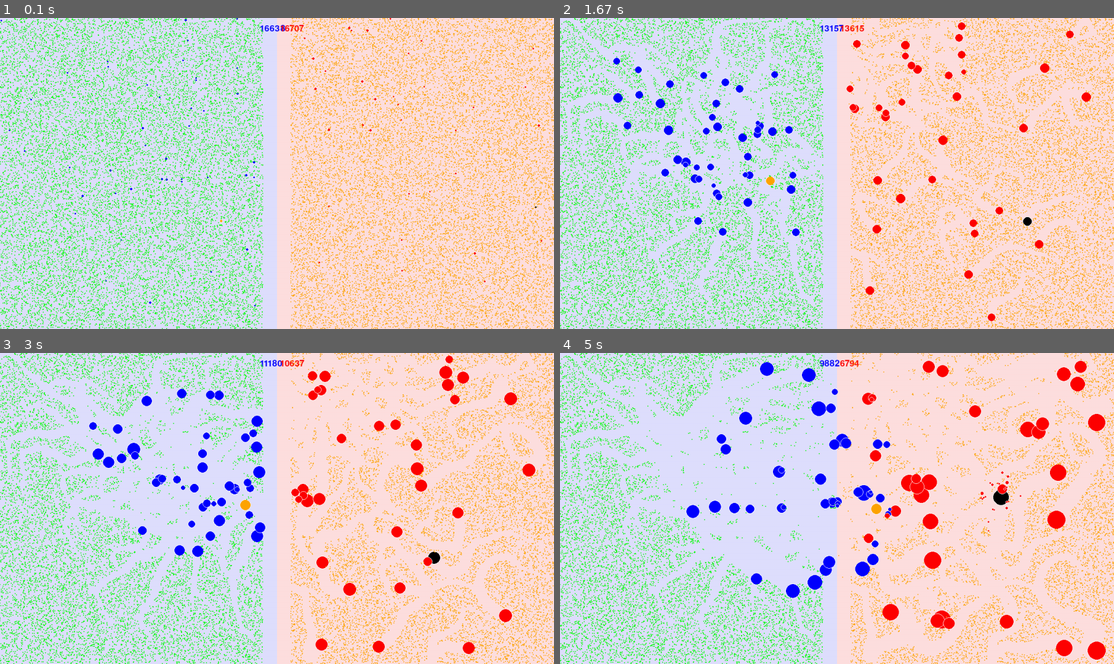
Above: before the commit, frames 1-4 (two rows, left to right).
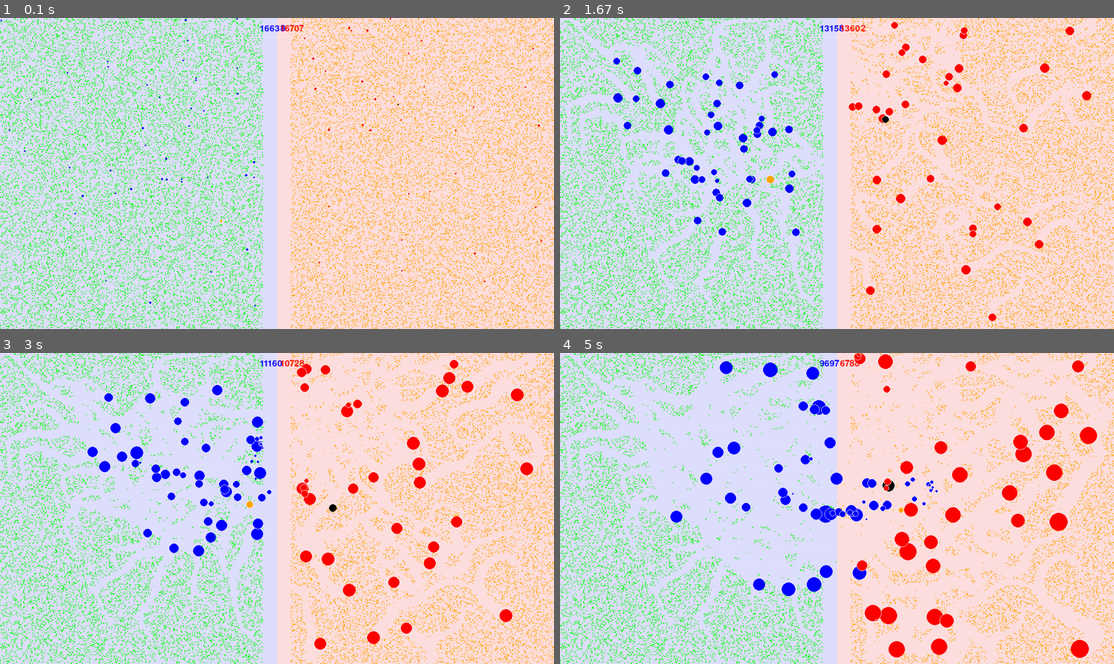
Above: after the commit, the same moments.

Repository: TOEGENT/pygame_project
Game: pygame game, started from main.py
Two runs of this game, one before a commit and one after it. Both use one fixed random seed, a clock stepped at 60 frames per second and the inputs below.
Inputs (mouse positions are in pixels of both pictures, inside the frame that each line leads up to):
- Up to frame 1 (0.1 s): no input
- Up to frame 2 (1.67 s): move the mouse to (814, 185) at 0.37 s; move the mouse to (704, 176) at 0.87 s; move the mouse to (920, 64) at 1.37 s
- Up to frame 3 (3 s): move the mouse to (288, 402) at 1.87 s; move the mouse to (282, 539) at 2.43 s; move the mouse to (421, 558) at 2.93 s
- Up to frame 4 (5 s): move the mouse to (981, 480) at 3.43 s; move the mouse to (1036, 483) at 3.93 s; move the mouse to (1030, 570) at 4.6 s

The runs differ from the first frame. In frame 1, less than 0.1% of the frame differs, in the area x 71-97%, y 27-62%; in frame 2, 2.6%; in frame 3, 7.1%; in frame 4, 11%, in the area x 9-100%, y 0-100%.

Commit message:
разделил обновление массы от еды и уменьшение размера

Diff:
--- a/game/game.py
+++ b/game/game.py
@@ -180,8 +180,8 @@
         return cell_pos_current
 
     def update_delta_mass_to_food(self,ball):
-        if ball.old_mass>ball.mass:
-            ball.lost_mass_to_spawn+=ball.old_mass-ball.mass
+        if ball.mass_before_decay>ball.mass:
+            ball.lost_mass_to_spawn+=ball.mass_before_decay-ball.mass
         while round(ball.lost_mass_to_spawn,2)>=config.FOOD_MASS:
             random_R = random.uniform(ball.radius+ball.radius*0.1,ball.radius+ball.radius*0.2)
             random_angle = random.uniform(0,2*math.pi)
@@ -191,23 +191,25 @@
             self.create_food(food_pos)
             ball.lost_mass_to_spawn -= config.FOOD_MASS
 
-    def update_ball_mass(self,ball,dt):
-        ball.old_mass=ball.mass
+    def update_ball_eats(self,ball):
+        ball.old_mass = ball.mass
         for food in ball.eats:
             ball.mass+=food.mass
+        ball.eats.clear()
+    def update_ball_mass(self,ball,dt):
+        ball.mass_before_decay=ball.mass
+        factor = ball.sharing_food_factor
         if ball.is_eaten_by:
-            factor = 1
             for predator in ball.is_eaten_by:
                 if predator.radius>ball.radius: # пофиксить (радиусы должны быть были разные к этому моменту)
-                    factor+=1/(predator.radius-ball.radius)
-
-            new_mass = config.DEATH_MASS+(ball.mass-config.DEATH_MASS)*0.99**(factor)
-
-        else:
-            new_mass = config.DEATH_MASS+(ball.mass-config.DEATH_MASS)*0.99**(dt)
+                    factor+=1+1/(predator.radius-ball.radius)
+            new_mass = config.DEATH_MASS-0.1+(ball.mass-config.DEATH_MASS-0.1)*0.99**(dt+factor)
+        else:
+            new_mass = config.DEATH_MASS+(ball.mass-config.DEATH_MASS)*0.99**(dt+factor)
+
         ball.mass = new_mass
 
-        ball.eats.clear()
+
 
     def update_ball_pos(self,ball):
         cell_poses = self.get_ball_cells(ball.pos,ball.radius*config.BALL_VIEW_FACTOR)
@@ -226,8 +228,10 @@
 
     def update_ball_status(self,ball,neighbours,dt):
         self.update_interseptions(ball,neighbours)
+        self.update_ball_eats(ball)
         self.update_ball_mass(ball,dt)
         self.update_delta_mass_to_food(ball)
+
         if round(ball.mass,2)<=config.DEATH_MASS:
             self._remove_ball(ball)
         else:
